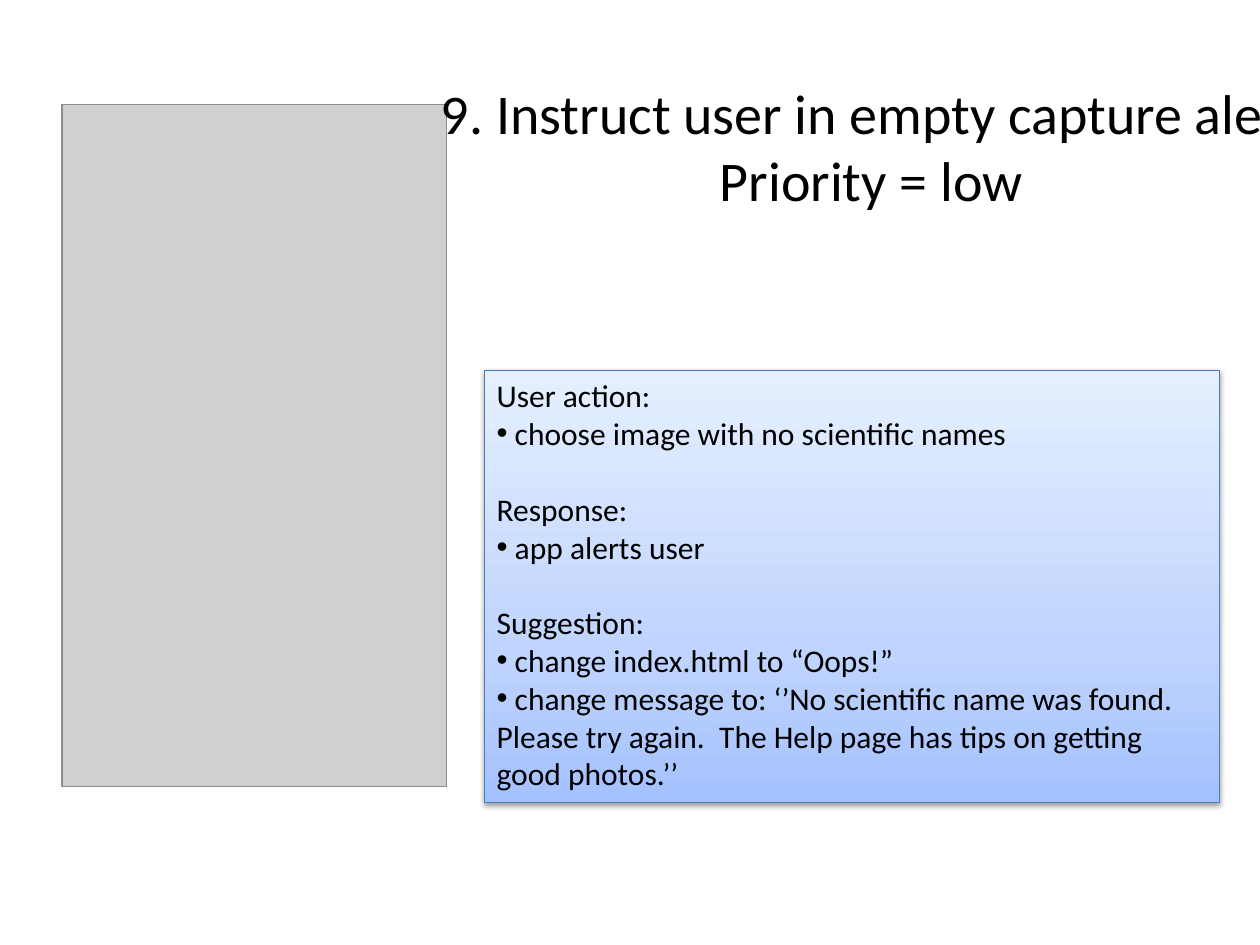
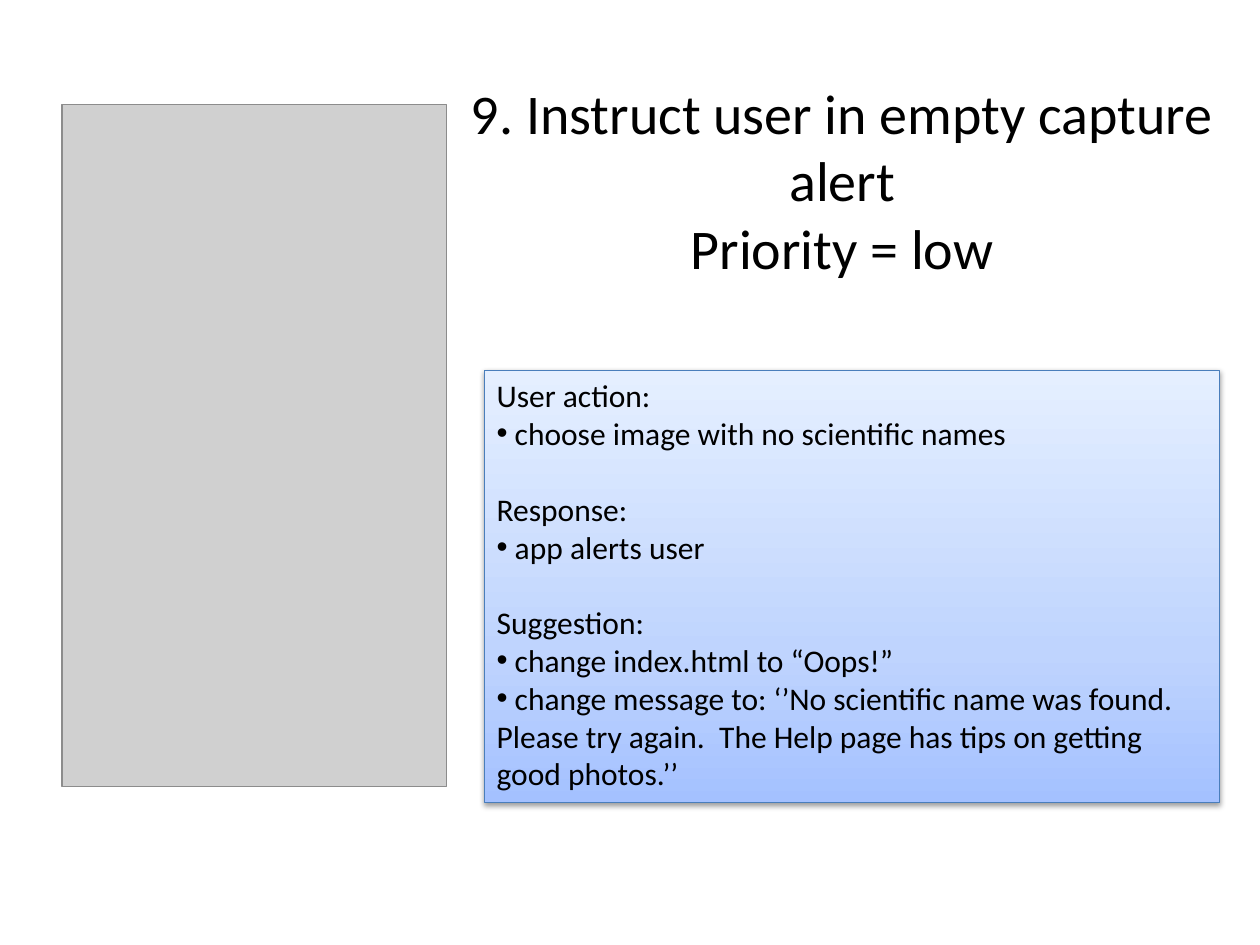
Before and after one commit to phylotastic/Pt_Mobile_Application, a slide deck: slide 11 of design/mobile_app_mvp_priorities.pptx. Drawn at 1260x945 pixels with LibreOffice and Linux fonts; fonts in the diff are those of the drawing; grey boxes stand for pictures. Boxes give left, top, right and bottom in pixels: in the first picture for what was removed or moved away, otherwise in the second. Text is boxed around its words. In the diff, an @@ line names an element or a change of style, - is before the commit and + after.

```diff
--- a/design/mobile_app_mvp_priorities.pptx
+++ b/design/mobile_app_mvp_priorities.pptx
@@ text "9. Instruct user in empty ..." rewrapped from box(441, 95, 1182, 210) to box(471, 95, 1212, 278) @@
```
Also in this commit, not shown: 3 other slides changed.
